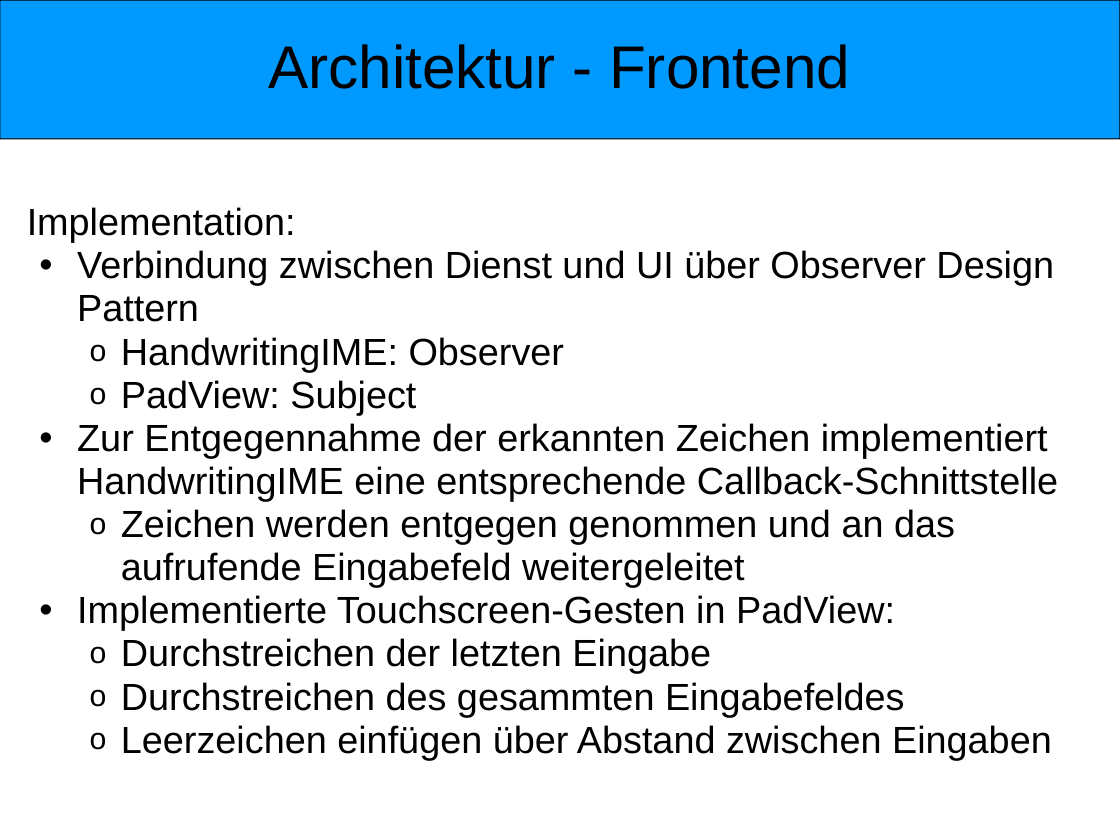
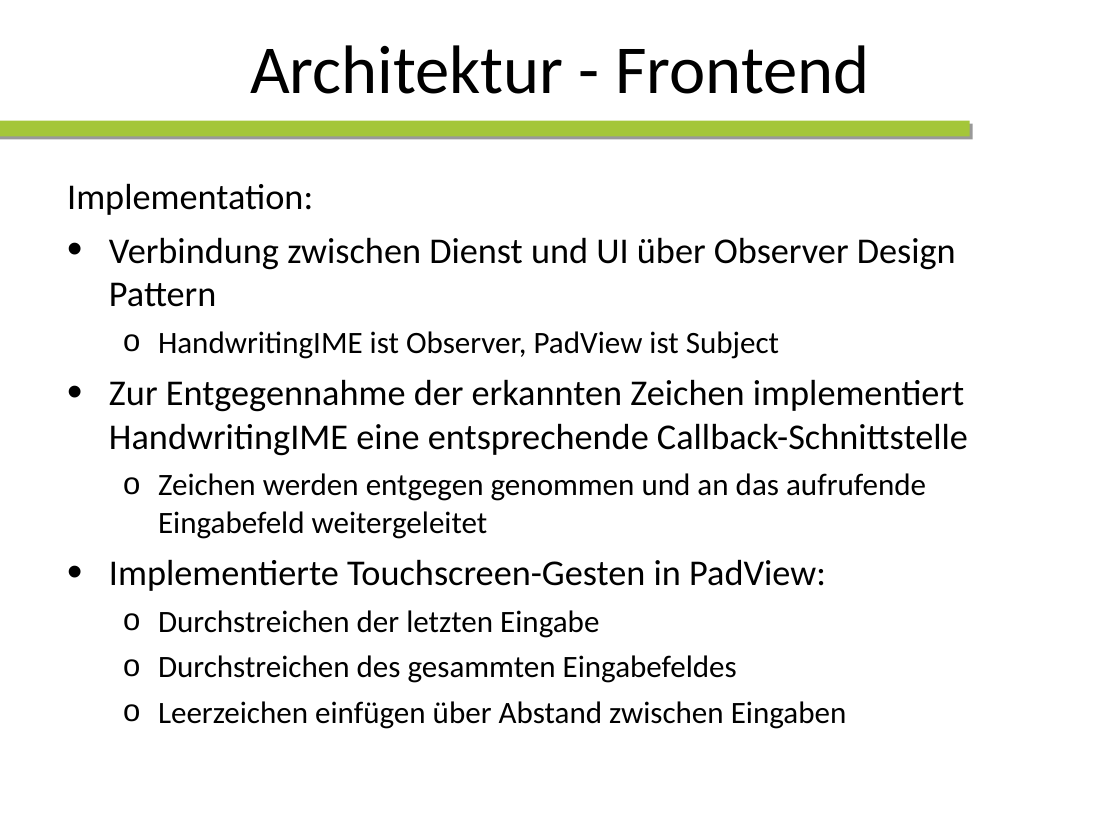
Before and after one commit to wtfc63/ba10-bsha-1, a slide deck: slide 25 of doc/presentation/presentation.ppt. Drawn at 1120x840 pixels with LibreOffice and Linux fonts; fonts in the diff are those of the drawing; background and template pictures are left out. Boxes give left, top, right and bottom in pixels: in the first picture for what was removed or moved away, otherwise in the second. Text is boxed around its words. In the diff, an @@ line names an element or a change of style, - is before the commit and + after.

```diff
--- a/doc/presentation/presentation.ppt
+++ b/doc/presentation/presentation.ppt
@@ rounded rectangle removed at (x1=0, y1=0, x2=1120, y2=139) @@
@@ title "Architektur - Frontend" moved from (x1=268, y1=44, x2=850, y2=89) to (x1=250, y1=45, x2=869, y2=94) @@
@@ title "Architektur - Frontend" at (x1=250, y1=45, x2=869, y2=94): size 43 to 49 pt, font Arial to Calibri; line spacing 0.95 to 1; vertical alignment top to middle @@
@@ rectangle added at (x1=0, y1=121, x2=970, y2=137), fill #A4C639 @@
@@ text "Implementation:" moved from (x1=27, y1=207, x2=1058, y2=760) to (x1=67, y1=183, x2=968, y2=729) @@
@@ text at (x1=67, y1=183, x2=968, y2=729): size 27 to 25.9 pt in "Implementation:", "Verbindung zwischen Dienst und UI über Observer ...", "Zur Entgegennahme der erkannten Zeichen implementiert Handwr ...", "Implementierte Touchscreen-Gesten in PadView:"; font Arial to Calibri; size 27 to 22.2 pt in "Zeichen werden entgegen genommen und an das ...", "Durchstreichen der letzten Eingabe", "Durchstreichen des gesammten Eingabefeldes", "Leerzeichen einfügen über Abstand zwischen Eingaben"; indent changed; line spacing 0.95 to 1; more space between paragraphs; list level 2 to 1 in "Verbindung zwischen Dienst und UI ..."; list level 2 to 1 in "Zur Entgegennahme der erkannten Zeichen ..."; list level 3 to 2 in "Zeichen werden entgegen genommen und ..."; list level 2 to 1 in "Implementierte Touchscreen-Gesten in PadView:"; list level 3 to 2 in "Durchstreichen der letzten Eingabe"; list level 3 to 2 in "Durchstreichen des gesammten Eingabefeldes"; list level 3 to 2 in "Leerzeichen einfügen über Abstand zwischen ..." @@
@@ text at (x1=158, y1=331, x2=779, y2=359): text changed; size 27 to 22.2 pt; font Arial to Calibri @@
-    o HandwritingIME: Observer
-    o PadView: Subject
+  o HandwritingIME ist Observer, PadView ist Subject
```
Also in this commit, not shown: 25 other slides changed, 1 slide added, 1 slide removed.
